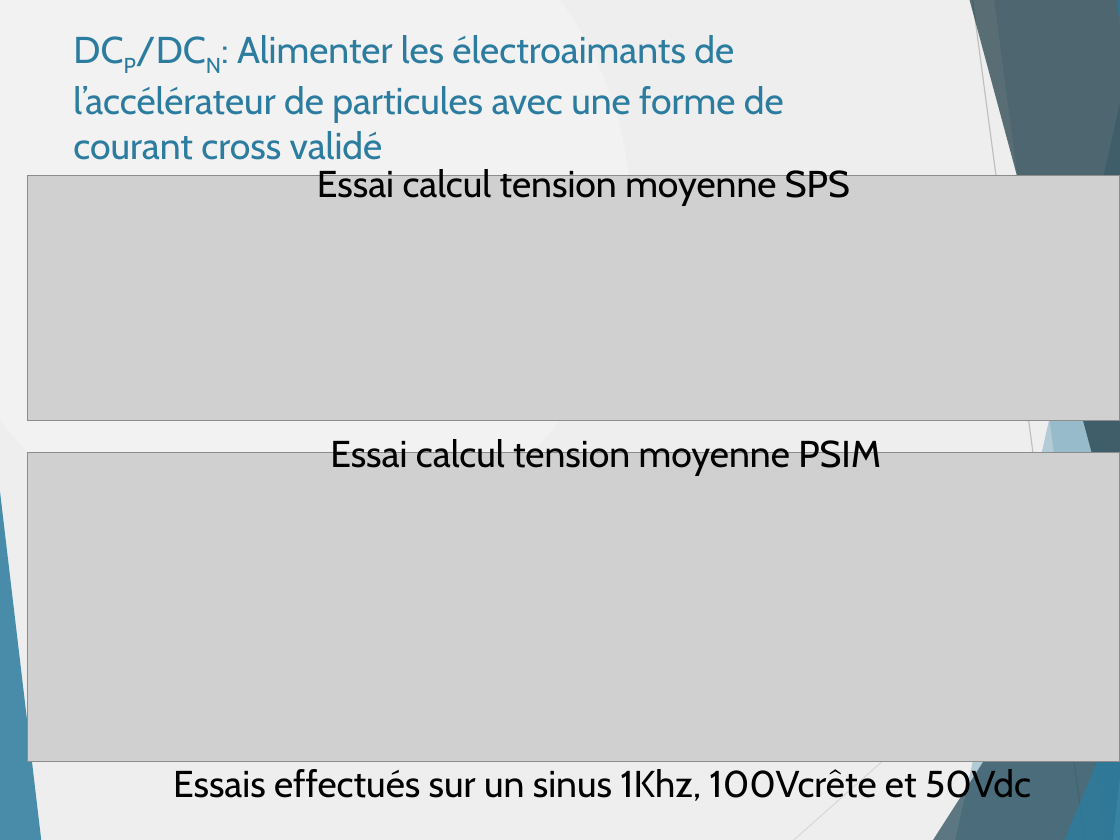
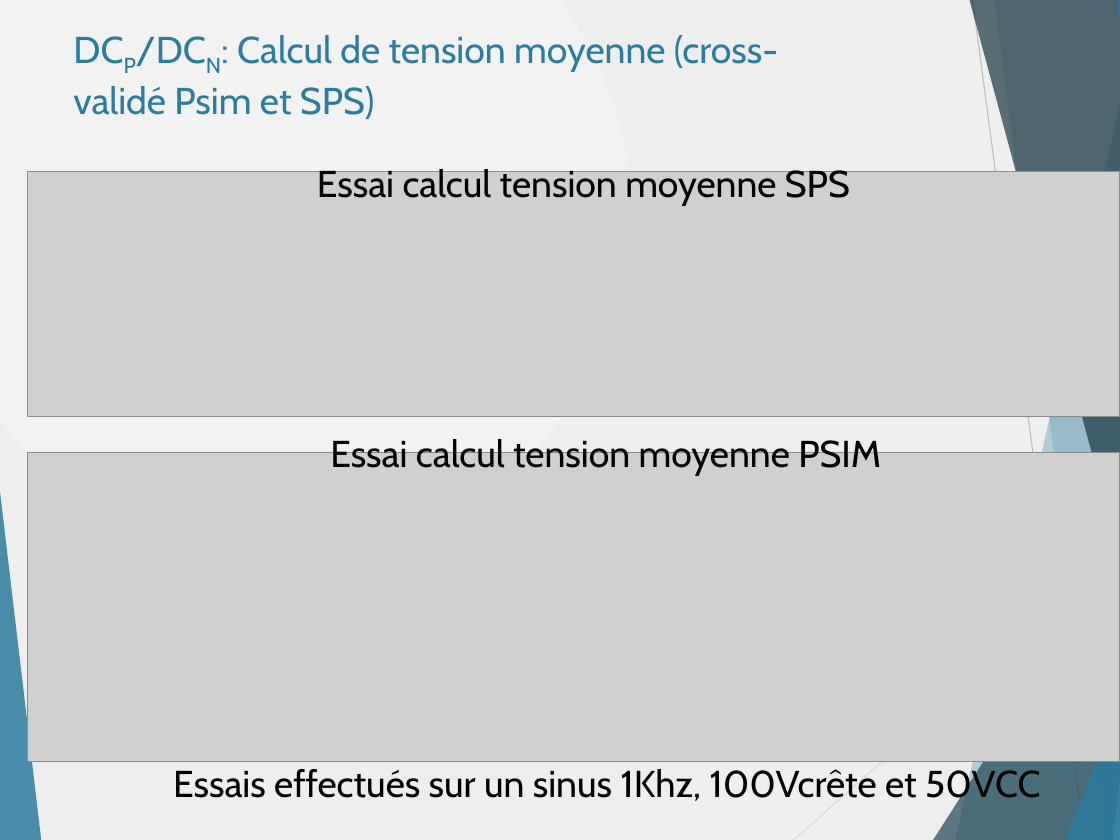
Before and after one commit to danthib76/DesignIV, a slide deck: slide 16 of Remise/Remise 3/RAE.pptx. Drawn at 1120x840 pixels with LibreOffice and Linux fonts; fonts in the diff are those of the drawing; grey boxes stand for pictures. Boxes give left, top, right and bottom in pixels: in the first picture for what was removed or moved away, otherwise in the second. Text is boxed around its words. In the diff, an @@ line names an element or a change of style, - is before the commit and + after.

Commit message:
RAE version 1
Il ne reste que les avancements sur le contrôle avec Excel à faire

```diff
--- a/Remise/Remise 3/RAE.pptx
+++ b/Remise/Remise 3/RAE.pptx
@@ title at box(73, 35, 778, 119): text changed @@
-DCP/DCN: Alimenter les électroaimants de l’accélérateur de particules avec une forme de courant cross validé
+DCP/DCN: Calcul de tension moyenne (cross-validé Psim et SPS)
@@ picture: place and size @@
-picture at box(28, 176, 1120, 421)
+picture at box(28, 171, 1120, 417)
@@ text at box(173, 765, 1041, 805): text changed @@
-Essais effectués sur un sinus 1Khz, 100Vcrête et 50Vdc
+Essais effectués sur un sinus 1Khz, 100Vcrête et 50VCC
```
Also in this commit, not shown: 8 other slides changed, 3 slides added, 1 slide removed, 4 other files.
